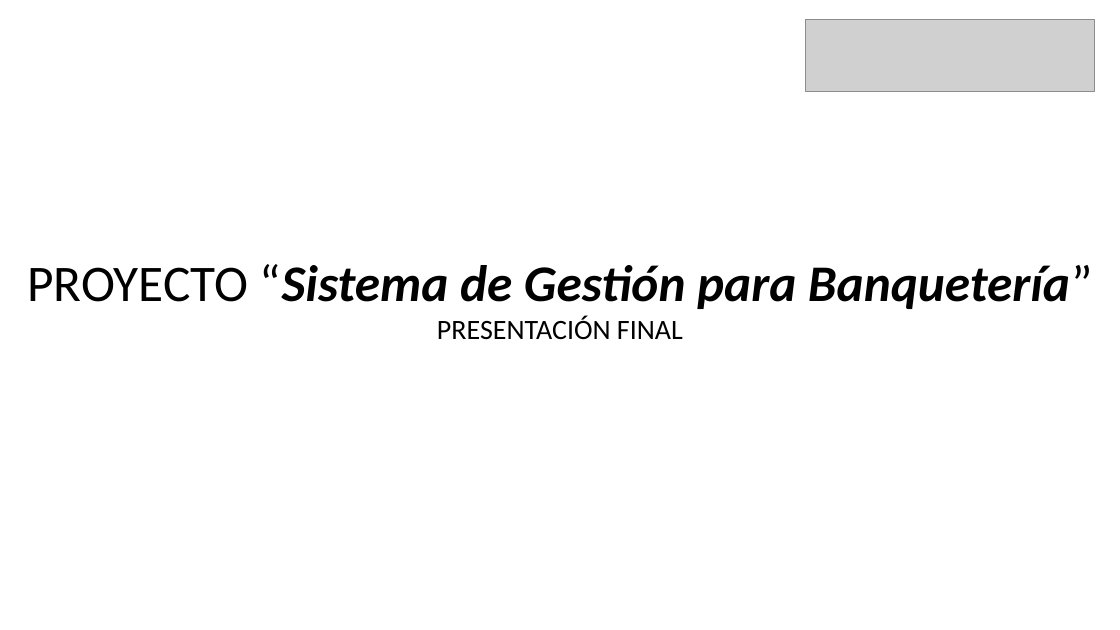
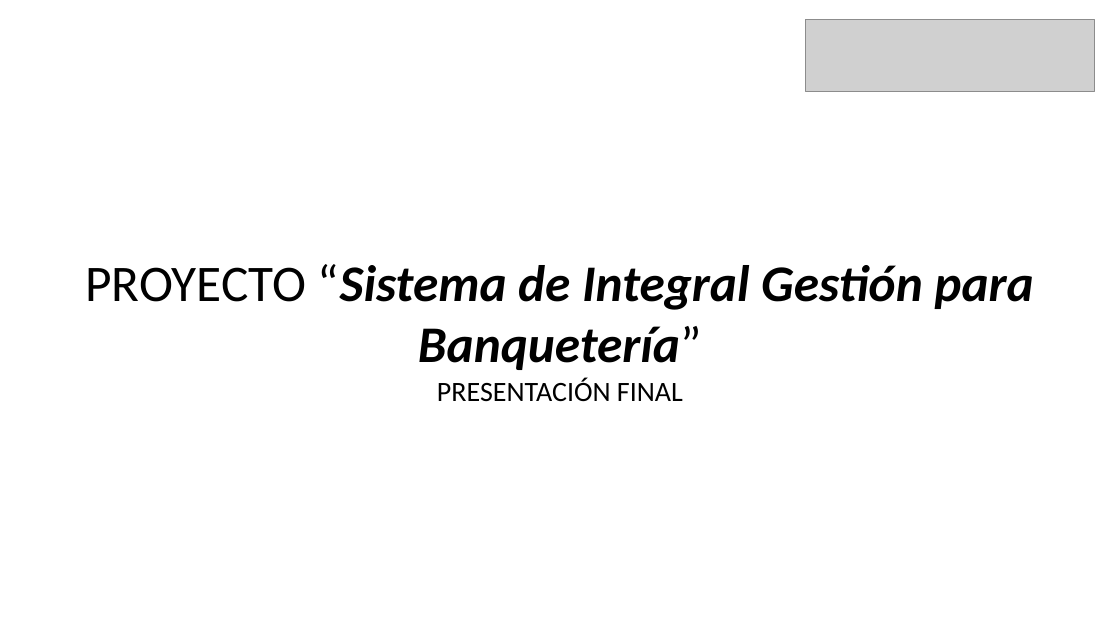
Before and after one commit to madeteph2/CAPSTONE, a slide deck: slide 1 of Fase 1/Evidencias Grupales/Presentación Proyecto.pptx. Drawn at 1120x630 pixels with LibreOffice and Linux fonts; fonts in the diff are those of the drawing; grey boxes stand for pictures; background and template pictures are left out. Boxes give left, top, right and bottom in pixels: in the first picture for what was removed or moved away, otherwise in the second. Text is boxed around its words. In the diff, an @@ line names an element or a change of style, - is before the commit and + after.

```diff
--- a/Fase 1/Evidencias Grupales/Presentación Proyecto.pptx
+++ b/Fase 1/Evidencias Grupales/Presentación Proyecto.pptx
@@ text at [85,264,1033,370]: text changed @@
-PROYECTO “Sistema de Gestión para Banquetería”
+PROYECTO “Sistema de Integral Gestión para Banquetería”
```
Also in this commit, not shown: 4 other slides changed, 1 slide added, 1 slide removed, 8 other files.
